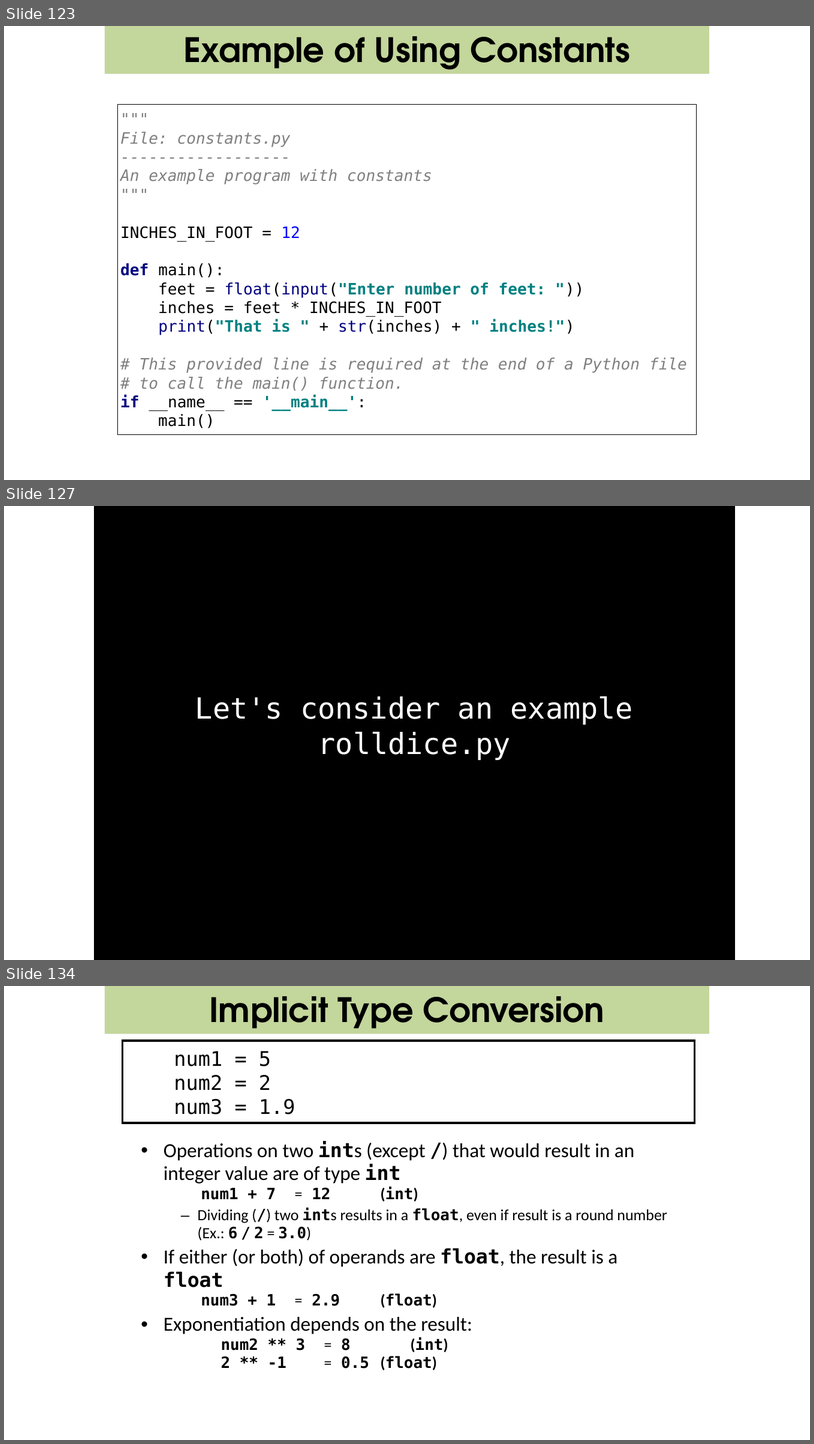
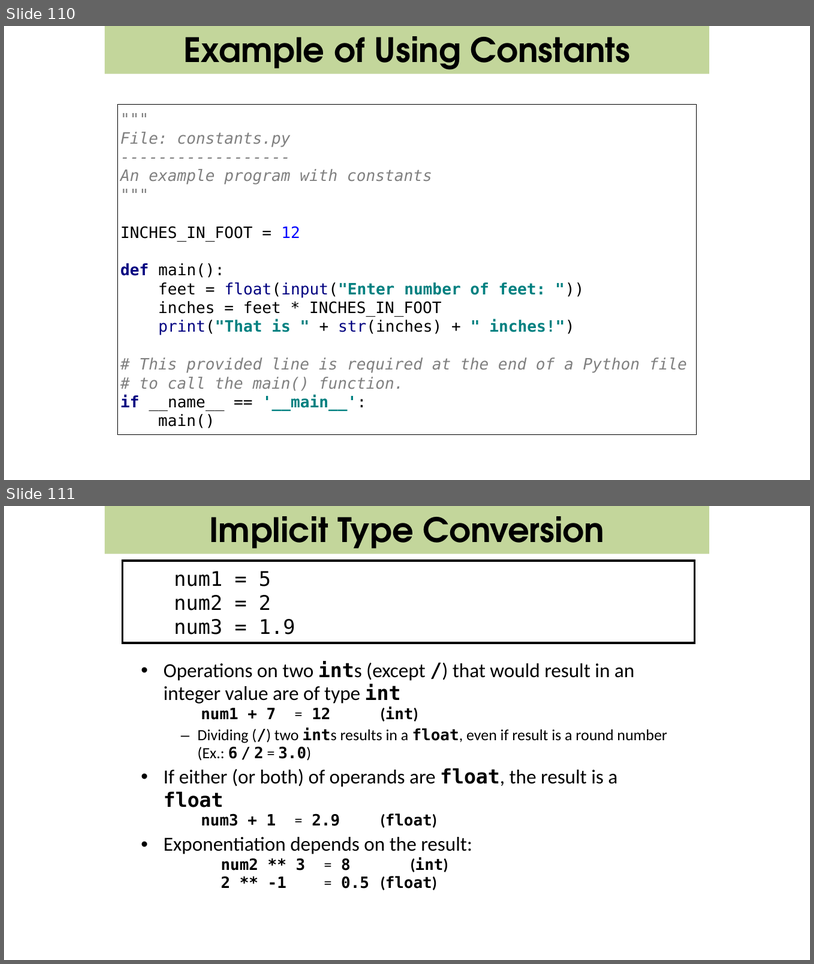
Before and after one commit to csbridge/csbridge2020, a slide deck: docs/slides/IntroPython_Variable_Math_RandomNumbers.pptx. Shown one above the other, each under a label of ours: slides 123, 127 and 134 before the commit, slides 110 and 111 after it; the slides between them are not shown. The pictures are 814x1444 and 814x964 pixels, drawn with LibreOffice and Linux fonts; fonts in the diff are those of the drawing; background and template pictures are left out. Boxes give left, top, right and bottom in pixels: in the first picture for what was removed or moved away, otherwise in the second. Text is boxed around its words. In the diff, an @@ line names an element or a change of style, - is before the commit and + after.

```diff
--- a/docs/slides/IntroPython_Variable_Math_RandomNumbers.pptx
+++ b/docs/slides/IntroPython_Variable_Math_RandomNumbers.pptx
@@ slide 127 removed at <box>4,506,810,960</box>, background #FFFFFF @@
@@ rectangle removed at <box>95,506,735,959</box> @@
@@ text removed at <box>195,696,633,760</box> @@
-Let's consider an example
-rolldice.py
@@ what was slide 123 is now slide 110 @@
@@ what was slide 134 is now slide 111 @@
```
Also in this commit, not shown: 2 slides changed, 22 other slides removed, 1 other file.
